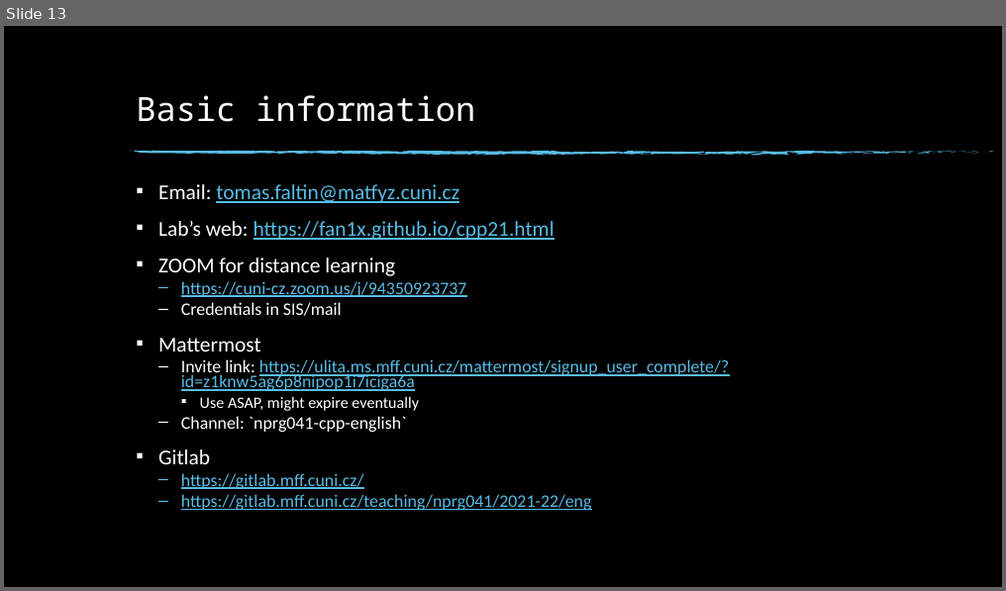
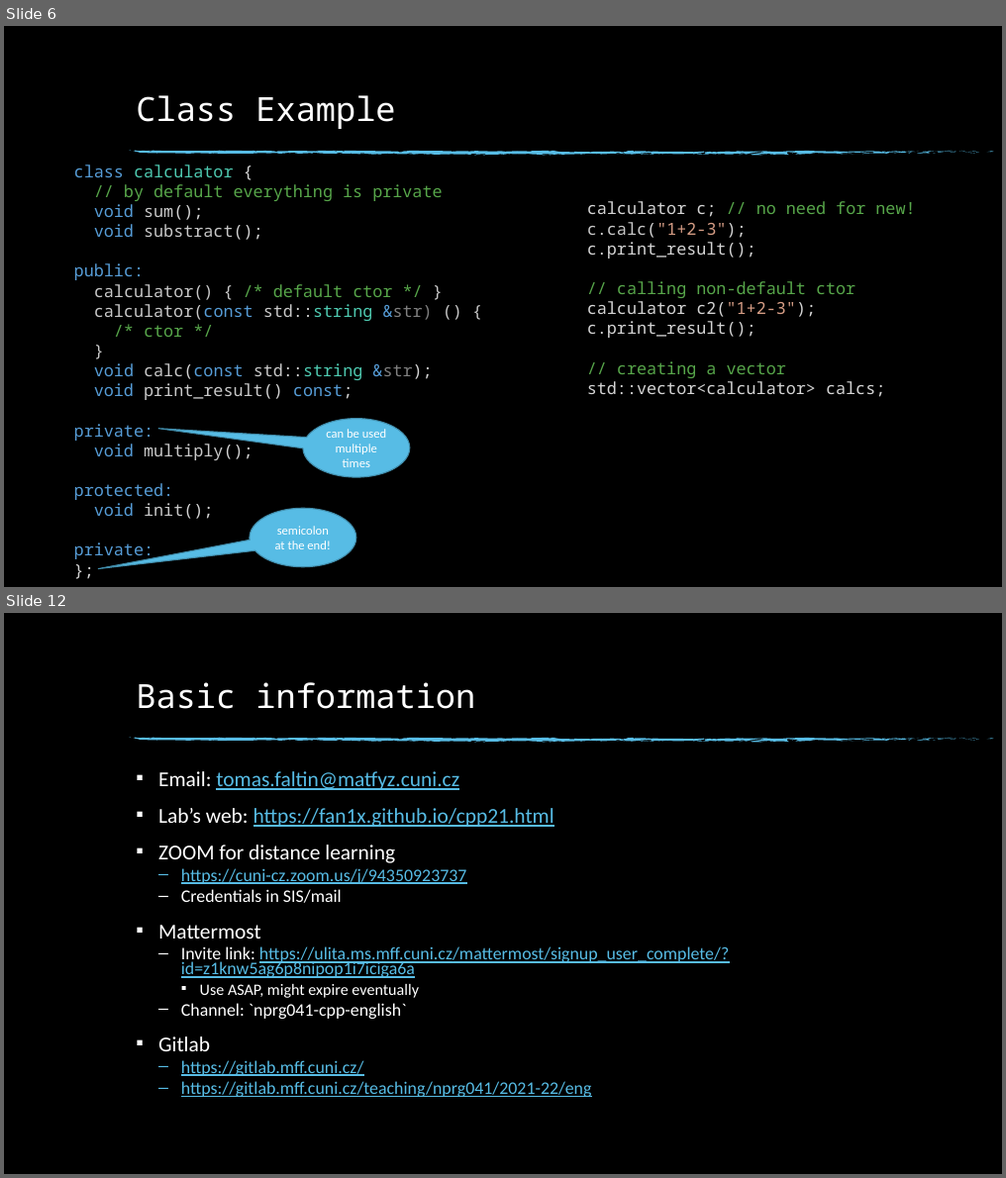
Before and after one commit to fan1x/fan1x.github.io, a slide deck: data/2021-22/cpp/ex02.pptx. Shown one above the other, each under a label of ours: slide 13 before the commit, slides 6 and 12 after it; the slides between them are not shown. The pictures are 1006x591 and 1006x1178 pixels, drawn with LibreOffice and Linux fonts; fonts in the diff are those of the drawing; background and template pictures are left out. Boxes give left, top, right and bottom in pixels: in the first picture for what was removed or moved away, otherwise in the second. Text is boxed around its words. In the diff, an @@ line names an element or a change of style, - is before the commit and + after.

```diff
--- a/data/2021-22/cpp/ex02.pptx
+++ b/data/2021-22/cpp/ex02.pptx
@@ slide 6 added at bbox=[4, 26, 1002, 587], background picture (left out); not listed: 74 template elements that a slide beside it also shows @@
@@ title added at bbox=[136, 95, 395, 129], 32 pt, text #FFFFFF @@
+Class Example
@@ text added at bbox=[74, 165, 442, 562], 16 pt, text #569CD6 @@
+class calculator {
+// by default everything is private
+void sum();
+void substract();
+public:
+calculator() { /* default ctor */ }
+calculator(const std::string &str) () {
+/* ctor */
+}
+void calc(const std::string &str);
+void print_result() const;
+private:
+void multiply();
+protected:
+void init();
+private:
+};
@@ text added at bbox=[587, 201, 915, 397], 16 pt, text #D4D4D4 @@
+calculator c; // no need for new!
+c.calc("1+2-3");
+c.print_result();
+// calling non-default ctor
+calculator c2("1+2-3");
+c.print_result();
+// creating a vector
+std::vector<calculator> calcs;
@@ speech bubble added at bbox=[303, 419, 410, 478], fill #57BCE5, outline #408BA9 1 pt, 12 pt, text #FFFFFF @@
+can be used multiple times
@@ speech bubble added at bbox=[250, 509, 356, 568], fill #57BCE5, outline #408BA9 1 pt, 12 pt, text #FFFFFF @@
+semicolon at the end!
@@ what was slide 13 is now slide 12 @@
```
Also in this commit, not shown: 6 slides changed, 4 other slides added, 6 slides removed, 1 other file.
